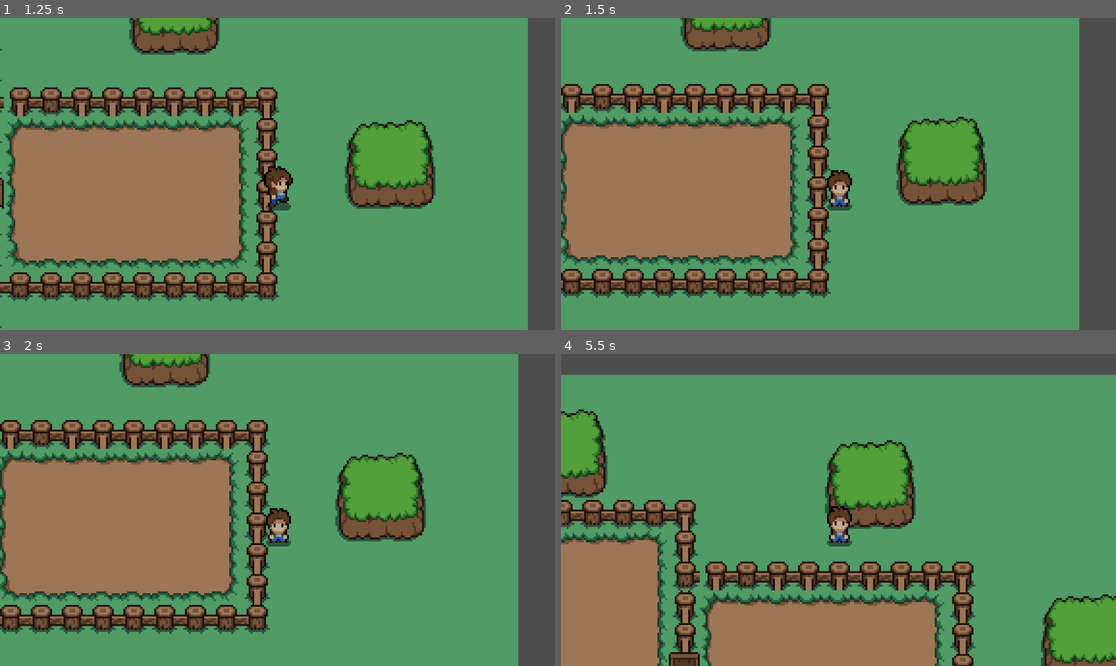
Above: before the commit, frames 1-4 (two rows, left to right).
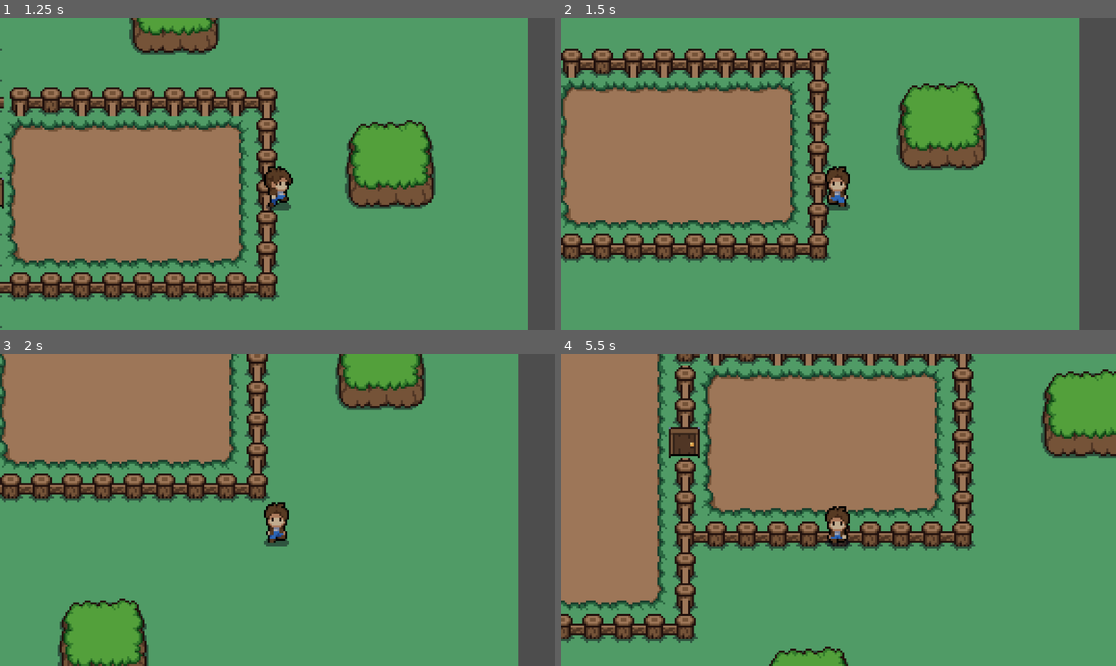
Above: after the commit, the same moments.

Repository: natphaan/calgaryhacks2024-topic3
Game: Godot game, scene res://scenes/world.tscn
The game is run twice, just before and just after one commit, with the same random seed, the same clock (stepped at 60 frames per second) and the same inputs.
Inputs:
- Up to frame 1 (1.25 s): hold Right (ui_right) from 0.53 s (still down)
- Up to frame 2 (1.5 s): release Right (ui_right) at 1.28 s; hold Down (ui_down) from 1.28 s (still down)
- Up to frame 3 (2 s): keep holding Down (ui_down)
- Up to frame 4 (5.5 s): release Down (ui_down) at 2.03 s; hold Right (ui_right) 2.03-2.78 s; hold Up (ui_up) 2.78-3.53 s; hold Left (ui_left) 3.53-5.03 s; hold Down (ui_down) from 5.03 s (still down)

Frame 1 is identical in both runs. In frame 2, 26% of the frame differs, in the area x 0-77%, y 0-90%; in frame 3, 47%; in frame 4, 68%, in the area x 0-100%, y 0-100%.

Commit message:
fixed down movement of player

Diff:
--- a/scripts/player.gd
+++ b/scripts/player.gd
@@ -1,79 +1,68 @@
 extends CharacterBody2D
 
-
-const SPEED = 100.0
-var current_direction = "none"
-
-func _ready():
-	# this function makes it do the front idle animation when you first run the game
-	$CollisionShape2D/AnimatedSprite2D.play("front_idle")
-
+const speed = 100
+var current_dir = "none"
 func _physics_process(delta):
 	player_movement(delta)
 
+func _ready():
+	$CollisionShape2D/AnimatedSprite2D.play("front_idle")
+
 func player_movement(delta):
-
 	if Input.is_action_pressed("ui_right"):
-		current_direction = "right"
+		current_dir = "right"
 		play_animation(1)
-		velocity.x = SPEED
+		velocity.x = speed
 		velocity.y = 0
-
 	elif Input.is_action_pressed("ui_left"):
-		current_direction = "left"
+		current_dir = "left"
 		play_animation(1)
-		velocity.x = -SPEED
+		velocity.x = -speed
 		velocity.y = 0
-
-	elif Input.is_action_pressed("ui_up"):
-		current_direction = "up"
+	elif Input.is_action_pressed("ui_down"):
+		current_dir = "down"
 		play_animation(1)
 		velocity.x = 0
-		velocity.y = -SPEED
-
-	elif Input.is_action_just_pressed("ui_down"):
-		current_direction = "down"
+		velocity.y = speed
+	elif Input.is_action_pressed("ui_up"):
+		current_dir = "up"
 		play_animation(1)
-		velocity.y = SPEED
 		velocity.x = 0
-
-
+		velocity.y = -speed
 	else:
 		play_animation(0)
 		velocity.x = 0
 		velocity.y = 0
-
 	move_and_slide()
 
+func play_animation(movement):
+	var dir= current_dir
+	var anim = $CollisionShape2D/AnimatedSprite2D
 
-
-func play_animation(movement):
-	var dir = current_direction
-	var animation = $CollisionShape2D/AnimatedSprite2D
 	if dir == "right":
-		animation.flip_h = false
+		anim.flip_h = false
 		if movement == 1:
-			animation.play("side_walk")
+			anim.play("side_walk")
 		elif movement == 0:
-			animation.play("side_idle")
+			anim.play("side_idle")
 
 	if dir == "left":
-		animation.flip_h = true
+		anim.flip_h = true
 		if movement == 1:
-			animation.play("side_walk")
+			anim.play("side_walk")
 		elif movement == 0:
-			animation.play("side_idle")
+			anim.play("side_idle")
+
+	if dir == "down":
+		anim.flip_h = true
+		if movement == 1:
+			anim.play("front_walk")
+		elif movement == 0:
+			anim.play("front_idle")
 
 	if dir == "up":
-		animation.flip_h = true
+		anim.flip_h = false
 		if movement == 1:
-			animation.play("back_walk")
+			anim.play("back_walk")
 		elif movement == 0:
-			animation.play("back_idle")
-
-	if dir == "down":
-		animation.flip_h = false
-		if movement == 1:
-			animation.play("front_walk")
-		elif movement == 0:
-			animation.play("front_idle")
+			anim.play("back_idle")
